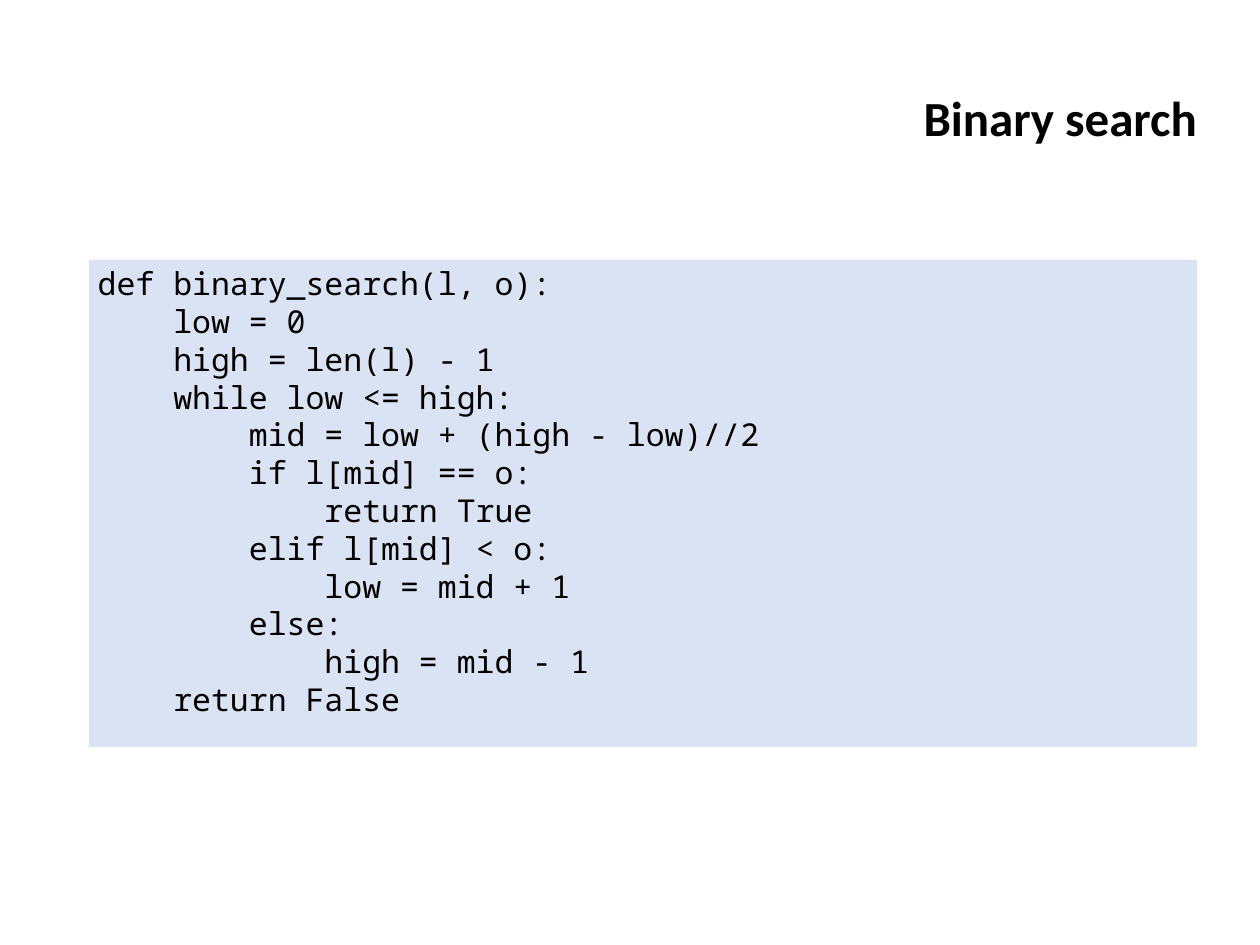
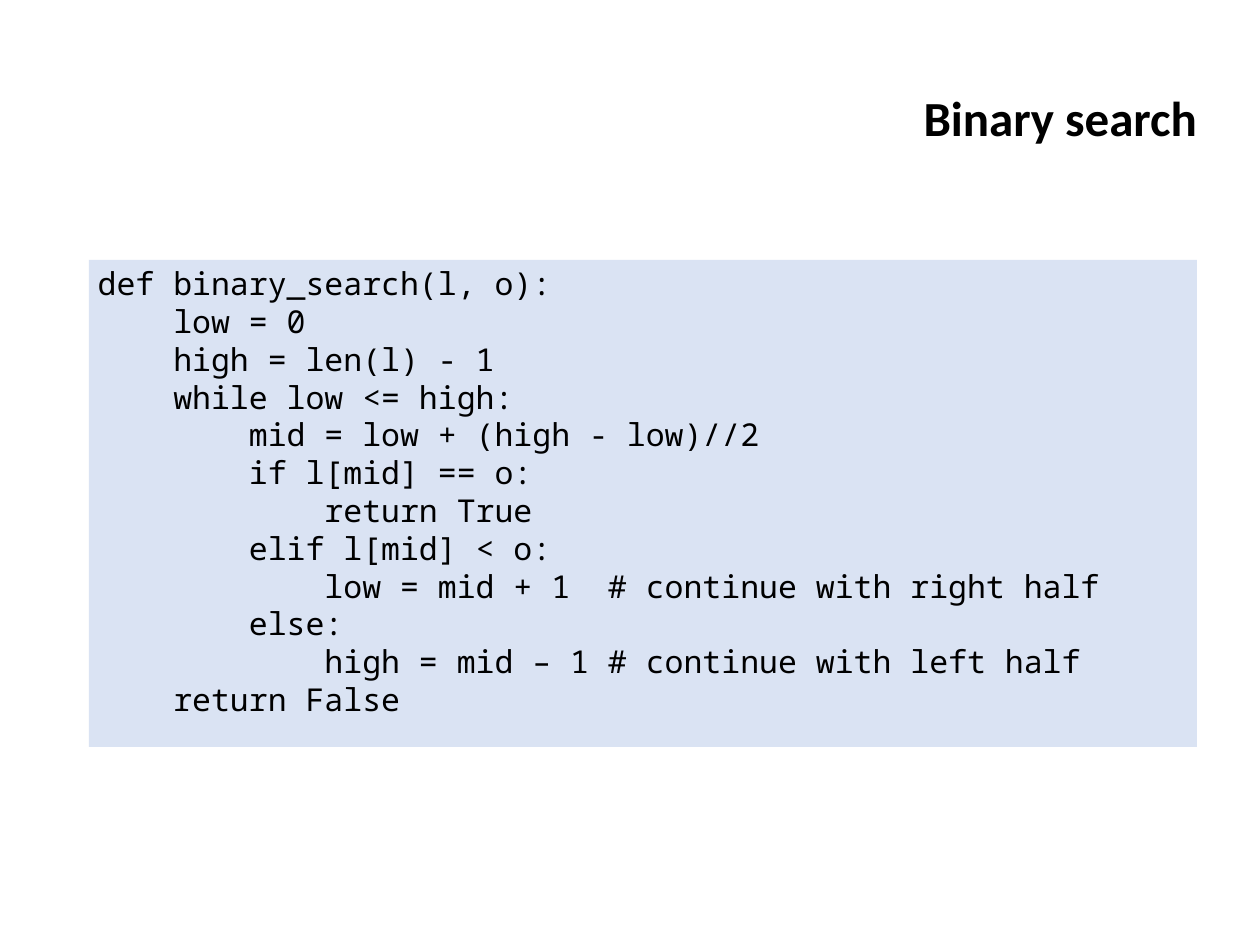
Before and after one commit to ifromm/fcsp, a slide deck: slide 7 of Slides/unit_12.pptx. Drawn at 1260x945 pixels with LibreOffice and Linux fonts; fonts in the diff are those of the drawing; grey boxes stand for pictures; background and template pictures are left out. Boxes give left, top, right and bottom in pixels: in the first picture for what was removed or moved away, otherwise in the second. Text is boxed around its words. In the diff, an @@ line names an element or a change of style, - is before the commit and + after.

```diff
--- a/Slides/unit_12.pptx
+++ b/Slides/unit_12.pptx
@@ text in rectangle at (324, 574, 1100, 606): text changed @@
-low = mid + 1
+low = mid + 1 # continue with right half
@@ text in rectangle at (324, 649, 1081, 681): text changed @@
-high = mid - 1
+high = mid – 1 # continue with left half
```
Also in this commit, not shown: 3 other slides changed, 13 other files.
